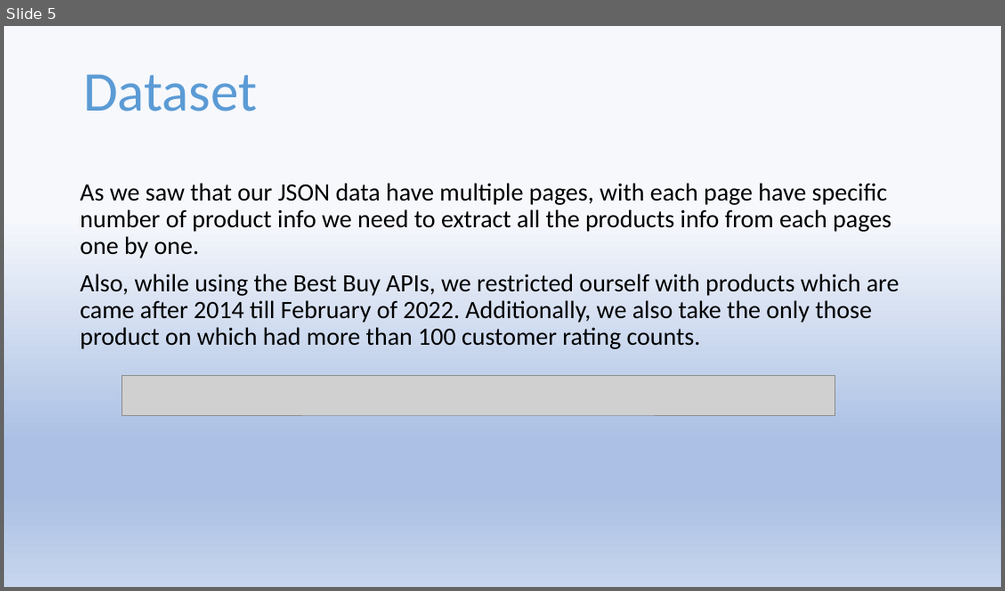
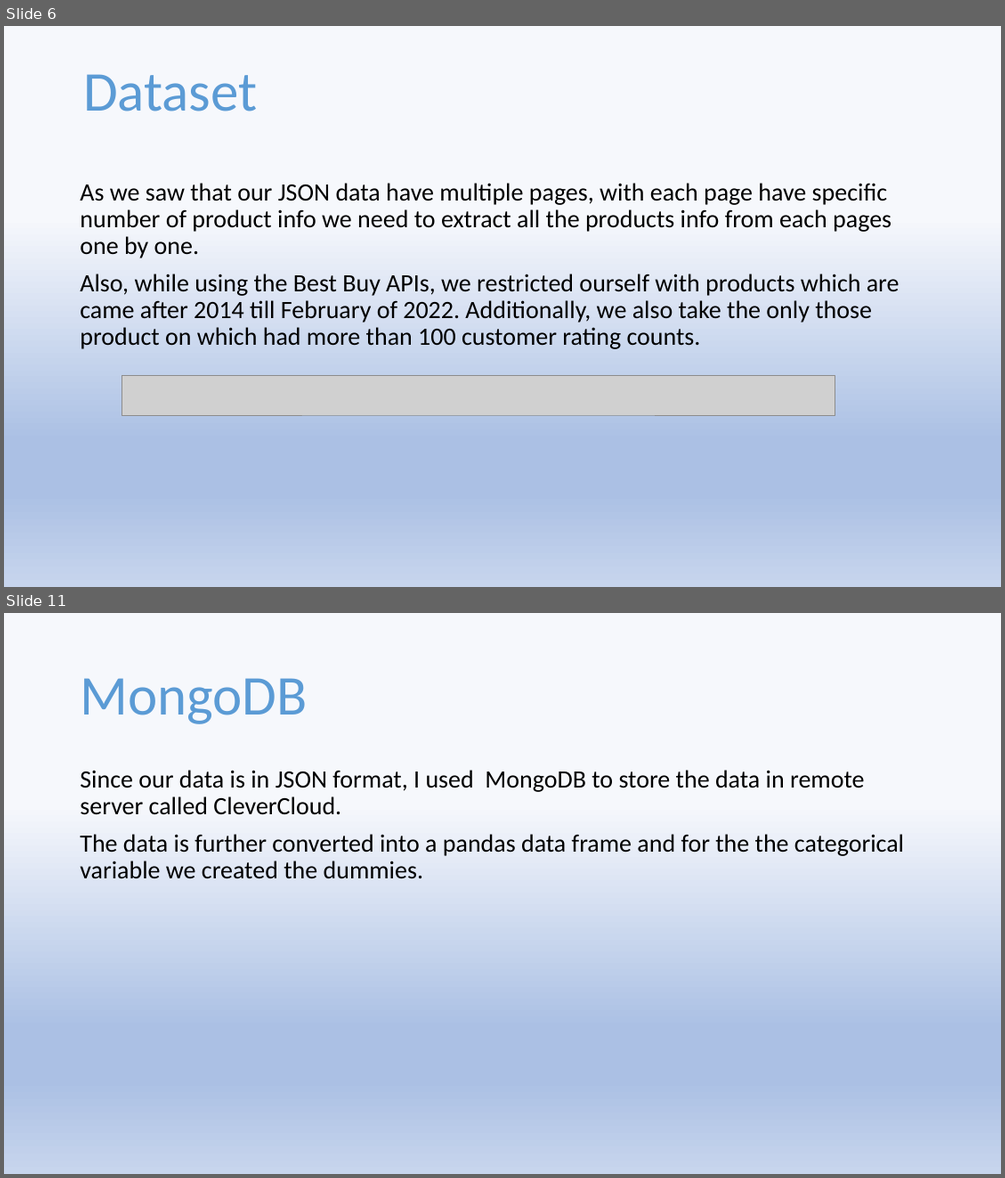
Before and after one commit to Pratyushnayak/Best-Buy-Price, a slide deck: Best Buy.pptx. Shown one above the other, each under a label of ours: slide 5 before the commit, slides 6 and 11 after it; the slides between them are not shown. The pictures are 1005x591 and 1005x1178 pixels, drawn with LibreOffice and Linux fonts; fonts in the diff are those of the drawing; grey boxes stand for pictures. Boxes give left, top, right and bottom in pixels: in the first picture for what was removed or moved away, otherwise in the second. Text is boxed around its words. In the diff, an @@ line names an element or a change of style, - is before the commit and + after.

```diff
--- a/Best Buy.pptx
+++ b/Best Buy.pptx
@@ slide 11 added at (x1=4, y1=613, x2=1001, y2=1174), background gradient #F6F8FC to #ABC0E4 to #C7D5ED @@
@@ title added at (x1=80, y1=678, x2=307, y2=724), 54 pt, text gradient #1F4E79 to #5B9BD5 to #9DC3E6 @@
+MongoDB
@@ text added at (x1=80, y1=770, x2=904, y2=879), 24 pt, text #000000 @@
+Since our data is in JSON format, I used MongoDB to store the data in remote server called CleverCloud.
+The data is further converted into a pandas data frame and for the the categorical variable we created the dummies.
@@ what was slide 5 is now slide 6 @@
```
Also in this commit, not shown: 2 slides changed, 14 other slides added, 1 slide removed.
